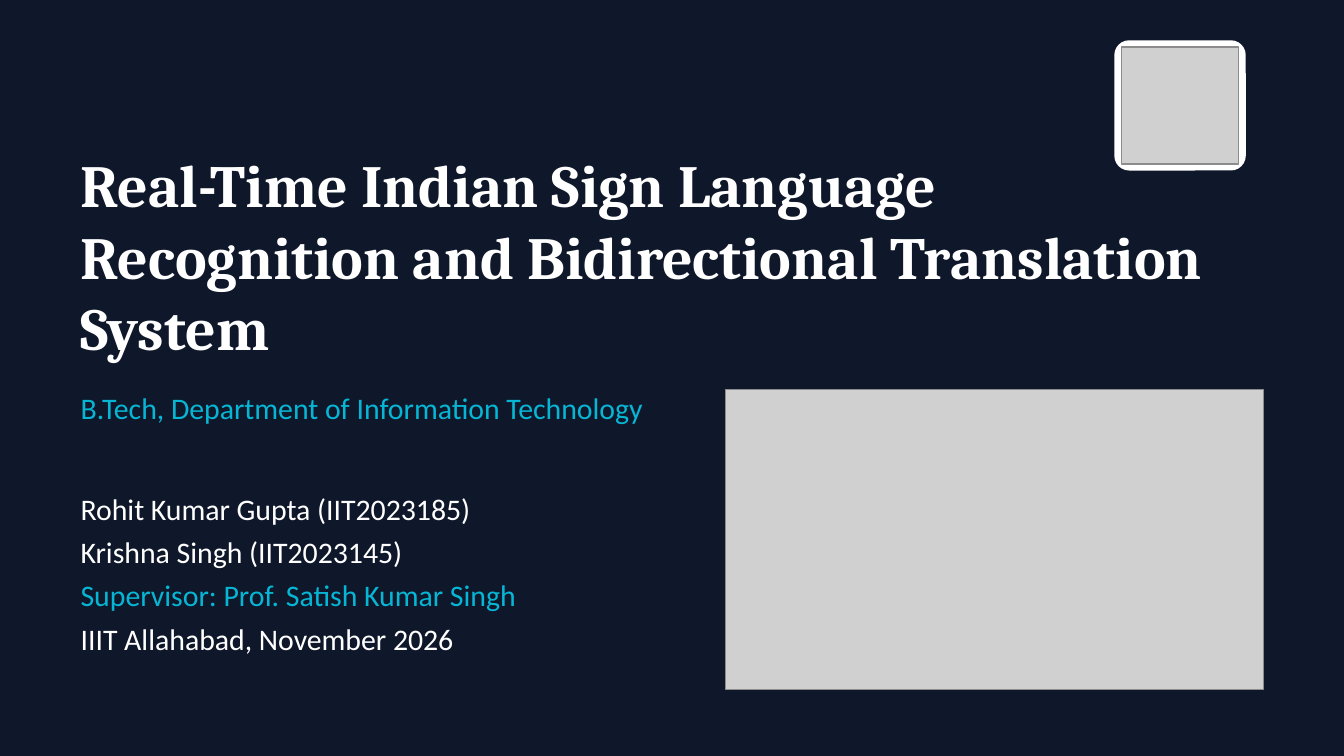
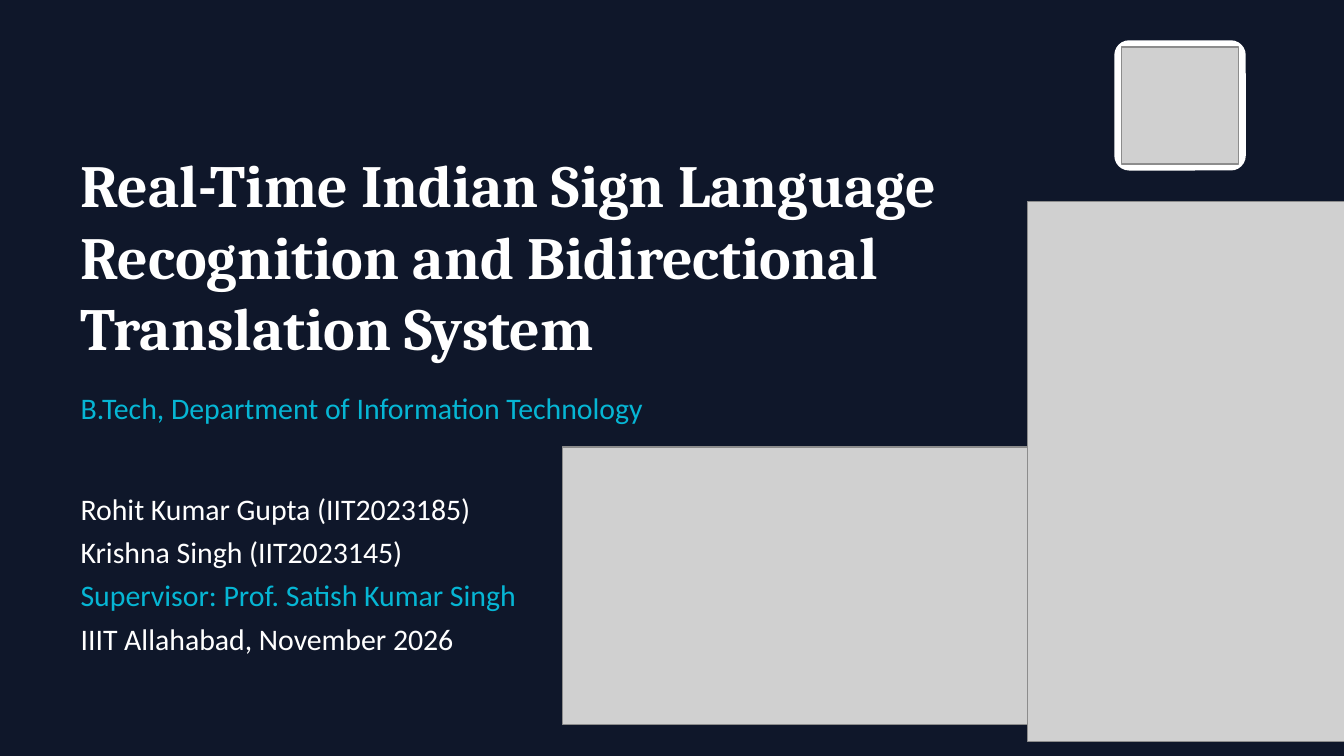
Before and after one commit to Rohitkumar-3103/Indian_Sign_Language_Projects, a slide deck: slide 1 of ISL_Thesis_Presentation.pptx. Drawn at 1344x756 pixels with LibreOffice and Linux fonts; fonts in the diff are those of the drawing; grey boxes stand for pictures. Boxes give left, top, right and bottom in pixels: in the first picture for what was removed or moved away, otherwise in the second. Text is boxed around its words. In the diff, an @@ line names an element or a change of style, - is before the commit and + after.

```diff
--- a/ISL_Thesis_Presentation.pptx
+++ b/ISL_Thesis_Presentation.pptx
@@ title "Real-Time Indian Sign Language Recognition ..." rewrapped from (x1=81, y1=165, x2=1202, y2=363) to (x1=81, y1=165, x2=936, y2=363) @@
@@ picture added at (x1=1028, y1=202, x2=1344, y2=742) @@
@@ picture resized from (x1=726, y1=390, x2=1263, y2=689) to (x1=562, y1=448, x2=1098, y2=724) @@
```
Also in this commit, not shown: 1 other slide changed, 1 other file.
